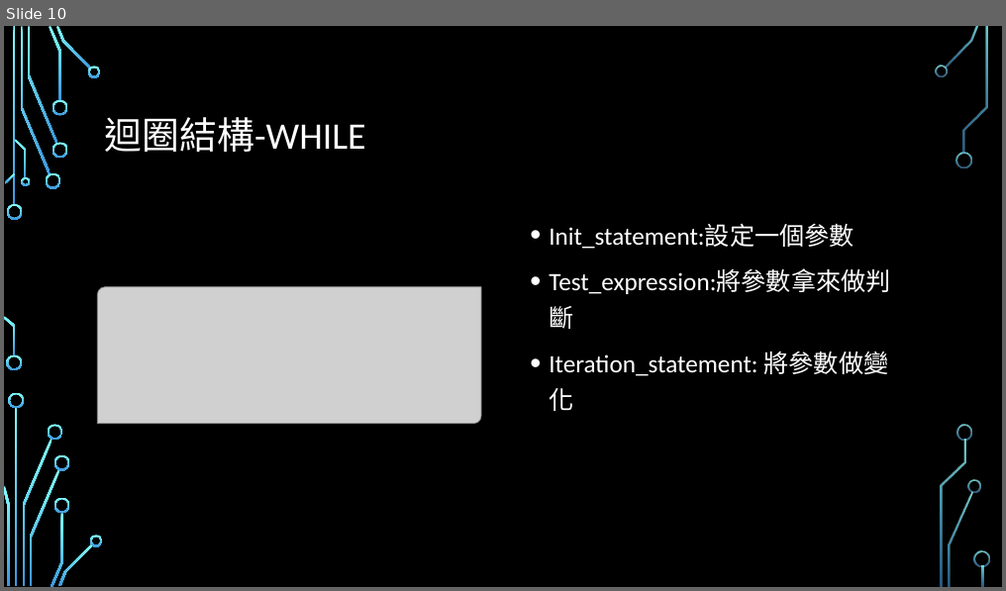
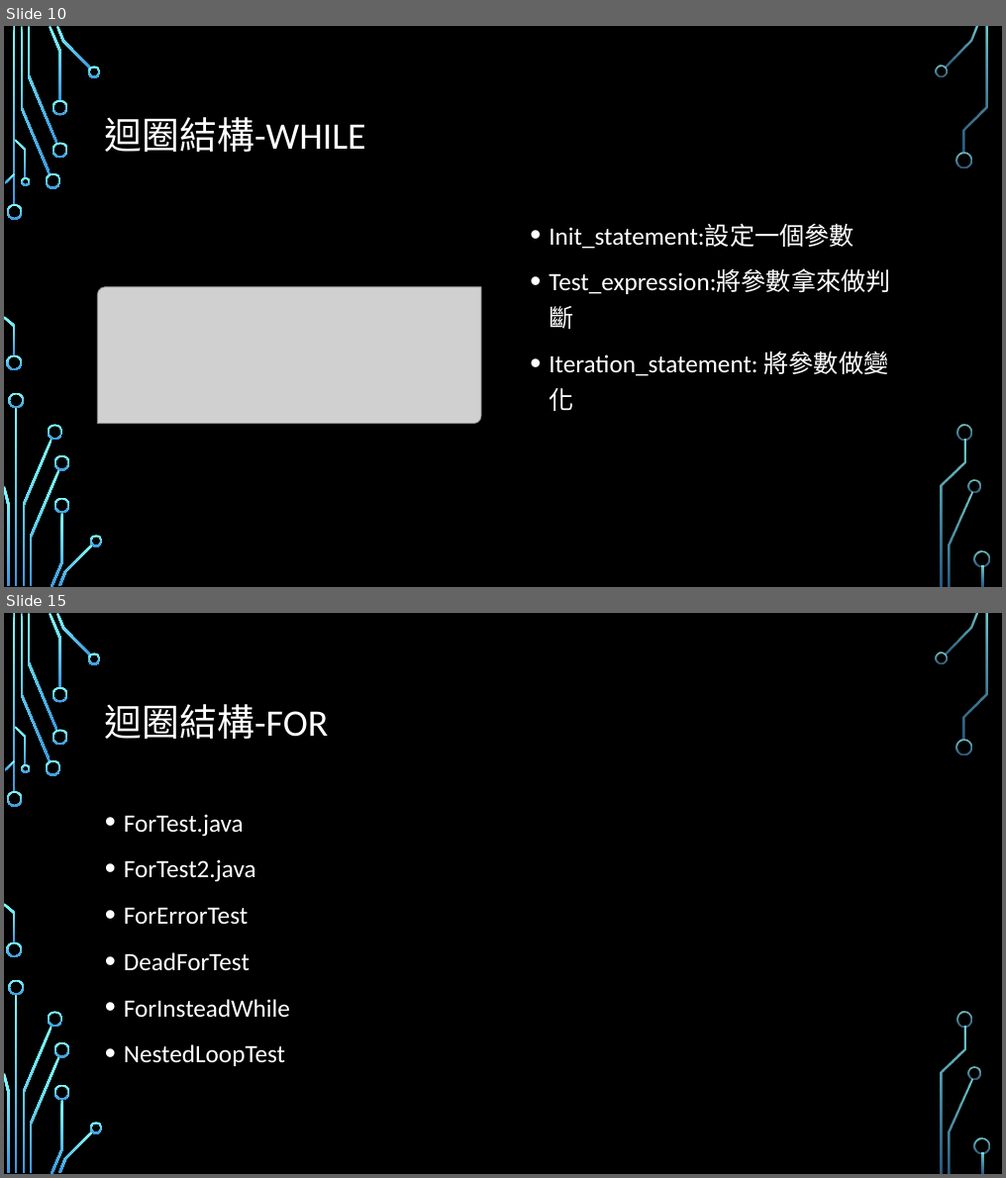
Before and after one commit to Alvin-Lo0729/ncut-java, a slide deck: doc/JAVA0123.pptx. Shown one above the other, each under a label of ours: slide 10 before the commit, slides 10 and 15 after it; the slides between them are not shown. The pictures are 1006x591 and 1006x1178 pixels, drawn with LibreOffice and Linux fonts; fonts in the diff are those of the drawing; grey boxes stand for pictures; background and template pictures are left out. Boxes give left, top, right and bottom in pixels: in the first picture for what was removed or moved away, otherwise in the second. Text is boxed around its words. In the diff, an @@ line names an element or a change of style, - is before the commit and + after.

```diff
--- a/doc/JAVA0123.pptx
+++ b/doc/JAVA0123.pptx
@@ slide 15 added at [4,613,1002,1174], background picture (left out); not listed: 36 template elements that a slide beside it also shows @@
@@ title added at [105,704,328,739], 36 pt, text #FFFFFF @@
+迴圈結構-FOR
@@ text added at [124,814,290,1066], 24 pt, text #FFFFFF @@
+• ForTest.java
+• ForTest2.java
+• ForErrorTest
+• DeadForTest
+• ForInsteadWhile
+• NestedLoopTest
```
Also in this commit, not shown: 2 slides changed, 5 other slides added, 12 other files.
